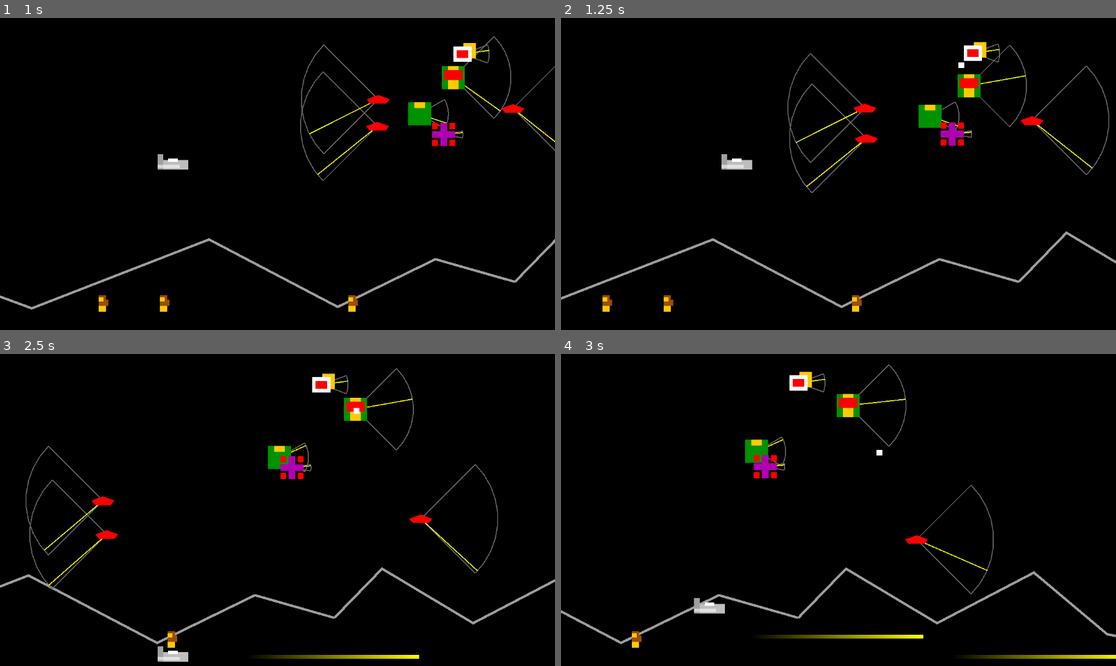
Above: before the commit, frames 1-4 (two rows, left to right).
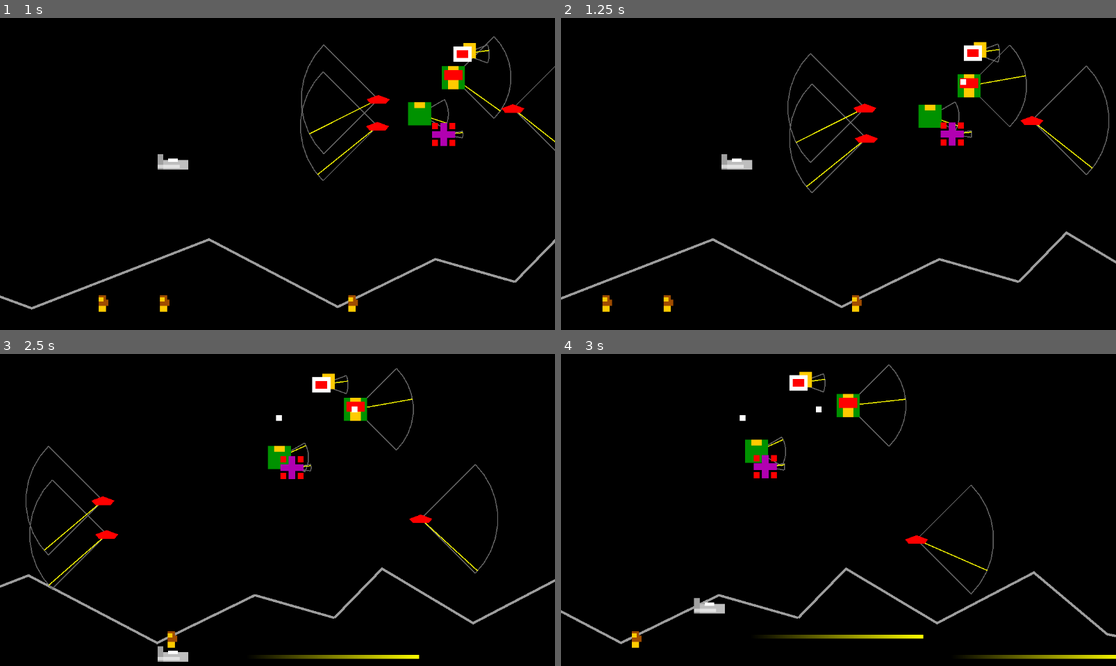
Above: after the commit, the same moments.

Repository: Toxe/godot-defender-clone
Game: Godot game, scene res://scenes/levels/main.tscn
Same seed, same stepped clock (60 frames per second), same inputs: the game is played once before the commit and once after it.
Inputs:
- Up to frame 1 (1 s): hold Right (move_right) from 0.53 s (still down); tap Space (fire) at 0.6 s
- Up to frame 2 (1.25 s): keep holding Right (move_right)
- Up to frame 3 (2.5 s): release Right (move_right) at 1.28 s; hold Down (move_down) 1.28-2.03 s; tap Space (fire) at 1.35, 2.1 s; hold Right (move_right) from 2.03 s (still down)
- Up to frame 4 (3 s): release Right (move_right) at 2.78 s; hold Up (move_up) from 2.78 s (still down); tap Space (fire) at 2.85 s

Frame 1 is identical in both runs. In frame 2, less than 0.1% of the frame differs, in the area x 71-74%, y 14-22%; in frame 3, less than 0.1%; in frame 4, less than 0.1%, in the area x 32-58%, y 16-33%.

Commit message:
Player uses ShootingComponent for firing lasers

Diff:
--- a/G01_Defender/scenes/components/shooting_component.gd
+++ b/G01_Defender/scenes/components/shooting_component.gd
@@ -24,13 +24,20 @@
     $Timer.stop()
 
 
-func shoot():
-    var shot = shot_scene.instantiate()
-    shot.setup(global_position)
+func shoot(direction: Vector2 = Vector2.ZERO) -> Node2D:
+    var shot = shot_scene.instantiate() as Node2D
+    shot.global_position = global_position
+
+    if shot.has_node("MovementComponent"):
+        var shot_movement_component = shot.get_node("MovementComponent") as MovementComponent
+        shot_movement_component.direction = direction
+
     get_parent().get_parent().add_child(shot)
     start_shooting()
     shot_fired.emit()
 
+    return shot
+
 
 func _on_timer_timeout():
     shoot()
--- a/G01_Defender/scenes/player/player.gd
+++ b/G01_Defender/scenes/player/player.gd
@@ -24,11 +24,8 @@
 
 
 func fire_laser():
-    var laser = laser_scene.instantiate()
-    var laser_movement_component = laser.get_node("MovementComponent") as MovementComponent
-    laser.global_position = $LaserSpawnPoint.global_position
-    laser_movement_component.direction = Vector2.LEFT if $FlipOrientationComponent.orientation == FlipOrientationComponent.Orientation.left else Vector2.RIGHT
-    get_parent().add_child(laser)
+    var direction = Vector2.LEFT if $FlipOrientationComponent.orientation == FlipOrientationComponent.Orientation.left else Vector2.RIGHT
+    $ShootingComponent.shoot(direction)
 
 
 # wrap around to the other side of the level
--- a/G01_Defender/scenes/player/player.tscn
+++ b/G01_Defender/scenes/player/player.tscn
@@ -1,9 +1,11 @@
-[gd_scene load_steps=8 format=3 uid="uid://cwjdmjmwuyqem"]
+[gd_scene load_steps=10 format=3 uid="uid://cwjdmjmwuyqem"]
 
 [ext_resource type="Script" path="res://scenes/player/player.gd" id="1_n4fie"]
 [ext_resource type="PackedScene" uid="uid://6kn3g63u5hm4" path="res://scenes/components/movement_component.tscn" id="2_s2asx"]
 [ext_resource type="PackedScene" uid="uid://beflrdpw6vd30" path="res://scenes/components/flip_orientation_component.tscn" id="3_d6mi6"]
 [ext_resource type="PackedScene" uid="uid://bk00hc6aw3868" path="res://scenes/components/hitbox_component.tscn" id="3_sl77d"]
+[ext_resource type="PackedScene" uid="uid://ciovhjmxtwyjt" path="res://scenes/components/shooting_component.tscn" id="4_7dap3"]
+[ext_resource type="PackedScene" uid="uid://bqhxm0di6ey0l" path="res://scenes/player/laser.tscn" id="5_iymnm"]
 
 [sub_resource type="RectangleShape2D" id="RectangleShape2D_jk32p"]
 size = Vector2(64, 20)
@@ -24,6 +26,11 @@
 [node name="FlipOrientationComponent" parent="." node_paths=PackedStringArray("movement_component") instance=ExtResource("3_d6mi6")]
 movement_component = NodePath("../MovementComponent")
 
+[node name="ShootingComponent" parent="." instance=ExtResource("4_7dap3")]
+position = Vector2(-32, 6)
+shot_scene = ExtResource("5_iymnm")
+one_shot = true
+
 [node name="HitboxComponent" parent="." instance=ExtResource("3_sl77d")]
 collision_layer = 1
 collision_mask = 18
@@ -31,9 +38,6 @@
 [node name="CollisionShape2D" type="CollisionShape2D" parent="HitboxComponent"]
 position = Vector2(0, 6)
 shape = SubResource("RectangleShape2D_jk32p")
-
-[node name="LaserSpawnPoint" type="Marker2D" parent="."]
-position = Vector2(-32, 6)
 
 [node name="Camera2D" type="Camera2D" parent="."]
 position = Vector2(300, 0)
